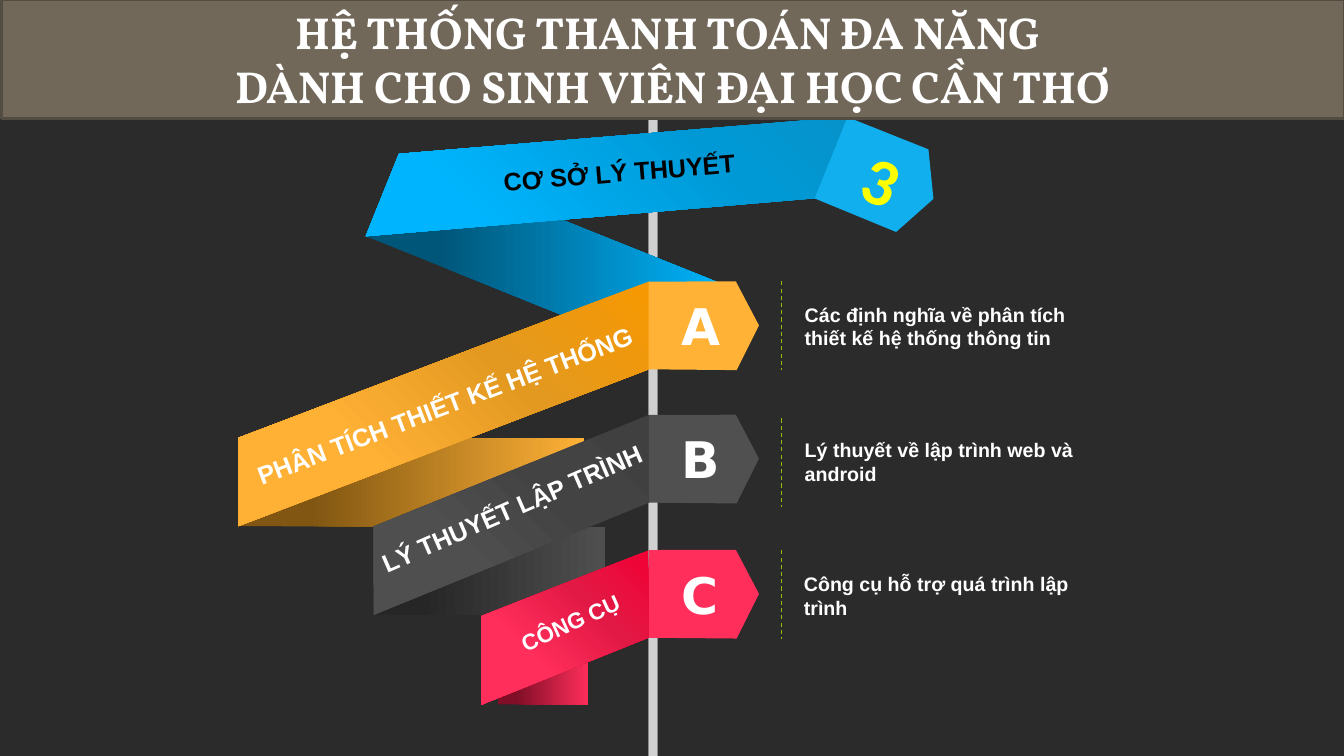
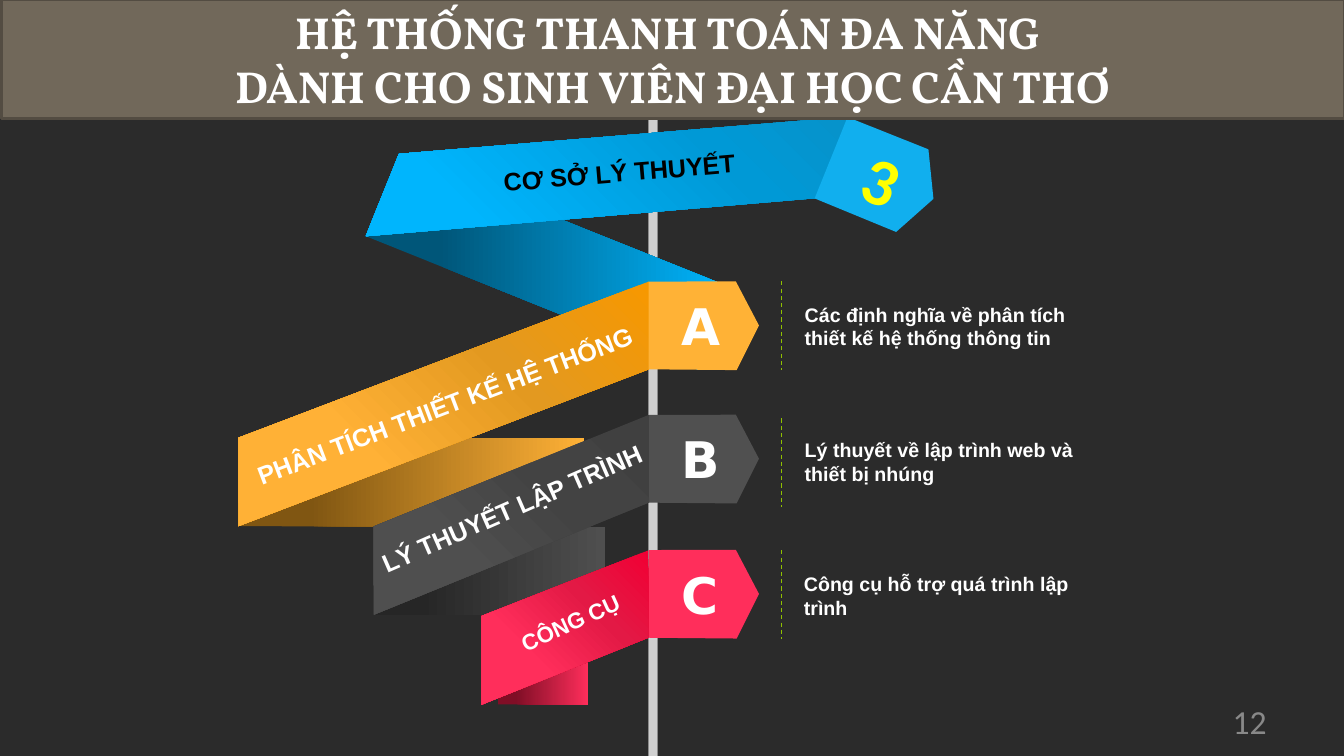
Before and after one commit to iblisbuu/TSV2018-26, a slide deck: slide 12 of documents/Thuyettrinh.pptx. Drawn at 1344x756 pixels with LibreOffice and Linux fonts; fonts in the diff are those of the drawing; grey boxes stand for pictures; background and template pictures are left out; a plain dark background stands for a picture behind light text. Boxes give left, top, right and bottom in pixels: in the first picture for what was removed or moved away, otherwise in the second. Text is boxed around its words. In the diff, an @@ line names an element or a change of style, - is before the commit and + after.

```diff
--- a/documents/Thuyettrinh.pptx
+++ b/documents/Thuyettrinh.pptx
@@ text at box(805, 442, 1073, 485): text changed @@
-Lý thuyết về lập trình web và android
+Lý thuyết về lập trình web và thiết bị nhúng
@@ page number added at box(1233, 712, 1267, 734), 24 pt, text #898989 @@
+12
```
Also in this commit, not shown: 27 other slides changed, 5 other files.
